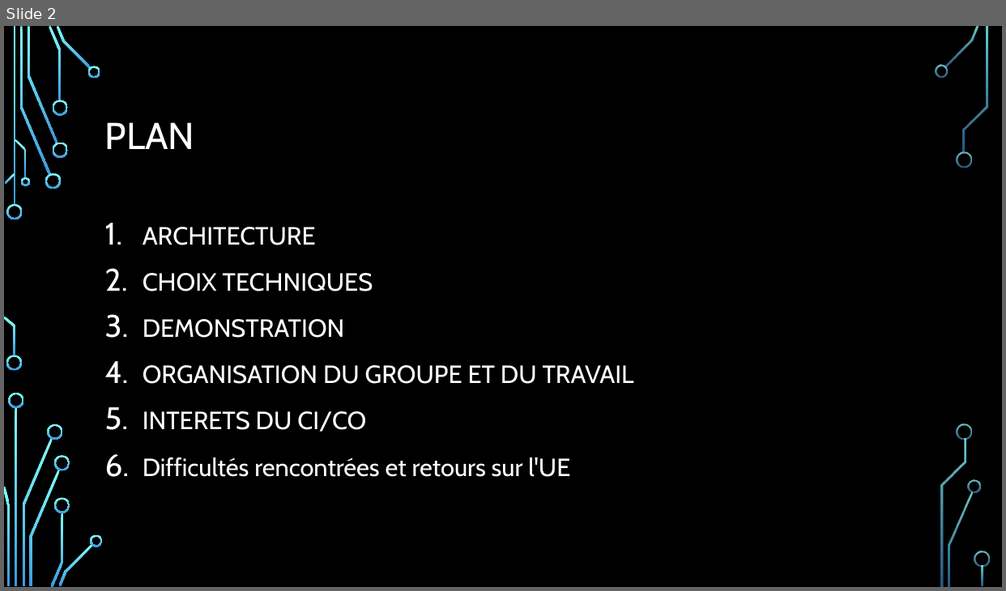
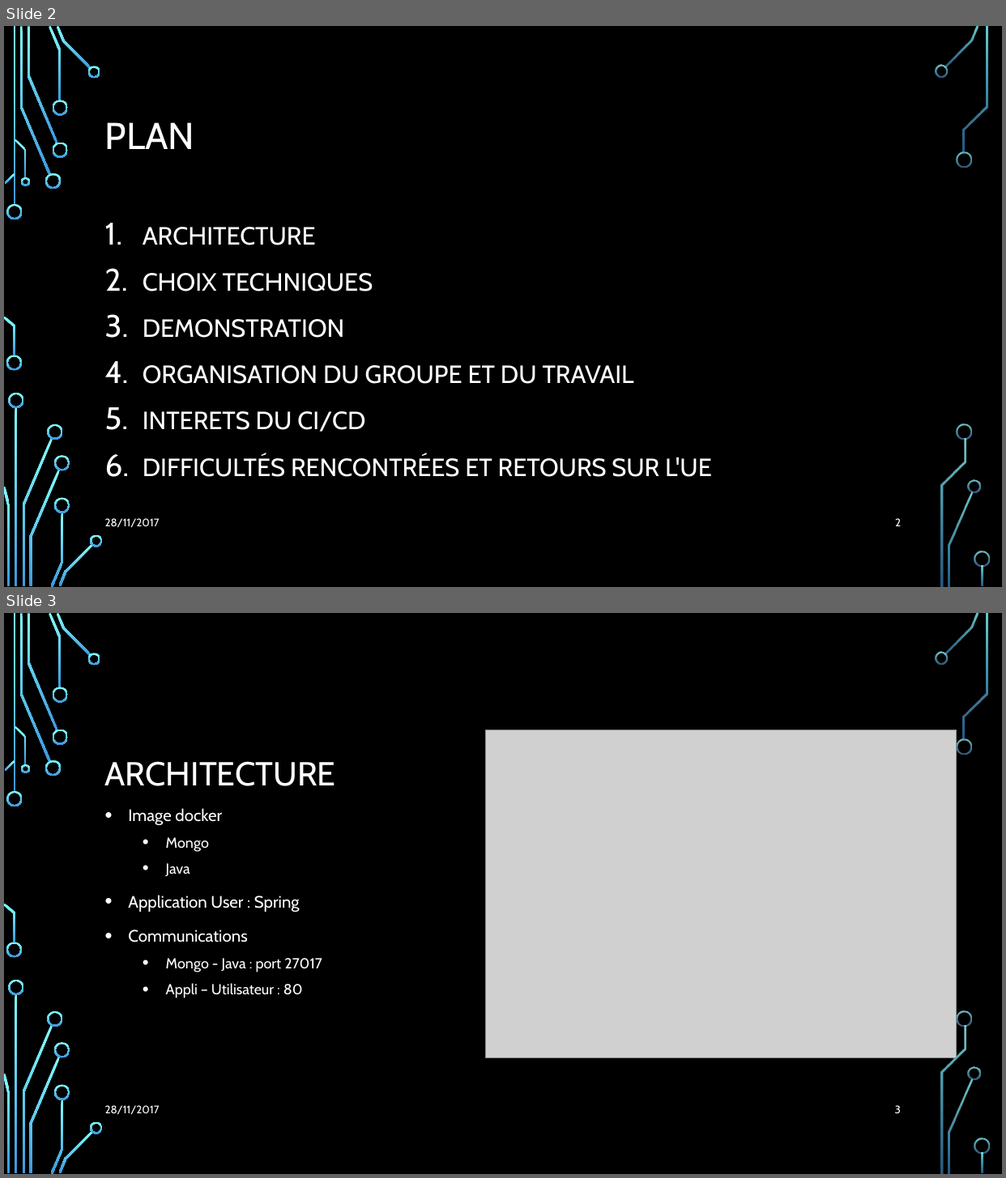
Before and after one commit to Julienbtn/cloud-project-equipe-7, a slide deck: Presentation Cloud.pptx. Shown one above the other, each under a label of ours: slide 2 before the commit, slides 2 and 3 after it. The pictures are 1006x591 and 1006x1178 pixels, drawn with LibreOffice and Linux fonts; fonts in the diff are those of the drawing; grey boxes stand for pictures; background and template pictures are left out. Boxes give left, top, right and bottom in pixels: in the first picture for what was removed or moved away, otherwise in the second. Text is boxed around its words. In the diff, an @@ line names an element or a change of style, - is before the commit and + after.

```diff
--- a/Presentation Cloud.pptx
+++ b/Presentation Cloud.pptx
@@ slide 3 added at (x1=4, y1=613, x2=1002, y2=1174), background picture (left out); not listed: 36 template elements that a slide beside it also shows @@
@@ picture added at (x1=486, y1=730, x2=957, y2=1059) @@
@@ title added at (x1=105, y1=761, x2=336, y2=786), 32 pt, text #FFFFFF @@
+ARCHITECTURE
@@ text added at (x1=128, y1=808, x2=322, y2=999), 14 pt, text #FFFFFF @@
+• Image docker
+  • Mongo
+  • Java
+• Application User : Spring
+• Communications
+  • Mongo - Java : port 27017
+  • Appli – Utilisateur : 80
@@ text added at (x1=105, y1=1105, x2=160, y2=1114), 10.5 pt, text #FFFFFF @@
+28/11/2017
@@ page number added at (x1=895, y1=1105, x2=901, y2=1114), 10.5 pt, text #FFFFFF @@
+3
@@ slide 2 changed as well @@
@@ text at (x1=143, y1=412, x2=712, y2=477): text changed @@
-5. INTERETS DU CI/CO
-6. Difficultés rencontrées et retours sur l'UE
+5. INTERETS DU CI/CD
+6. DIFFICULTÉS RENCONTRÉES ET RETOURS SUR L'UE
@@ text added at (x1=105, y1=518, x2=160, y2=527), 10.5 pt, text #FFFFFF @@
+28/11/2017
@@ page number added at (x1=895, y1=518, x2=901, y2=527), 10.5 pt, text #FFFFFF @@
+2
```
Also in this commit, not shown: 3 other slides changed, 8 other slides added, 4 slides removed.
